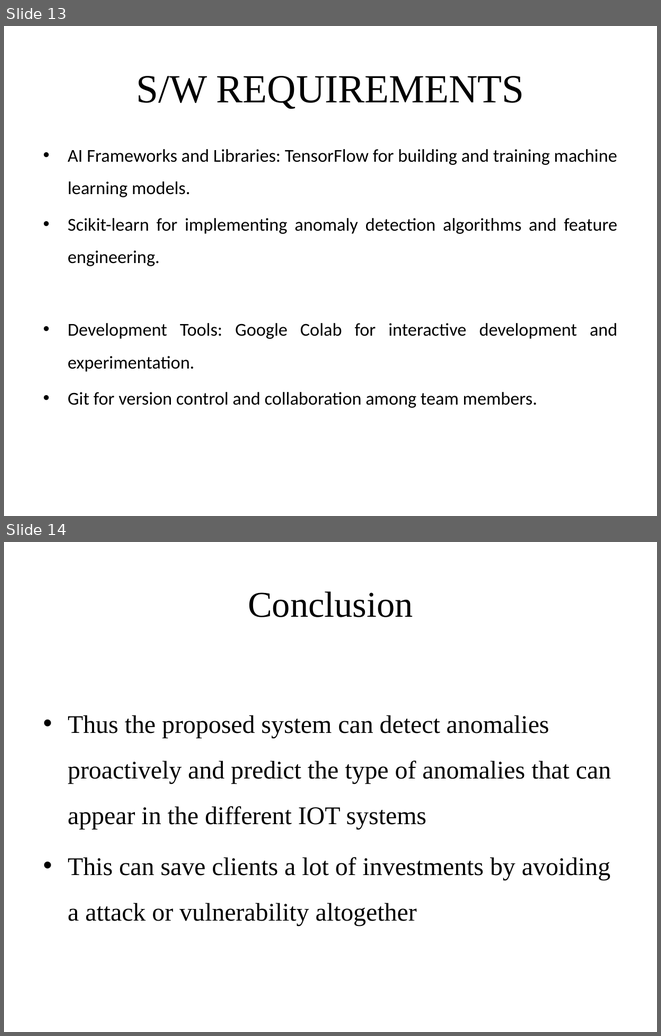
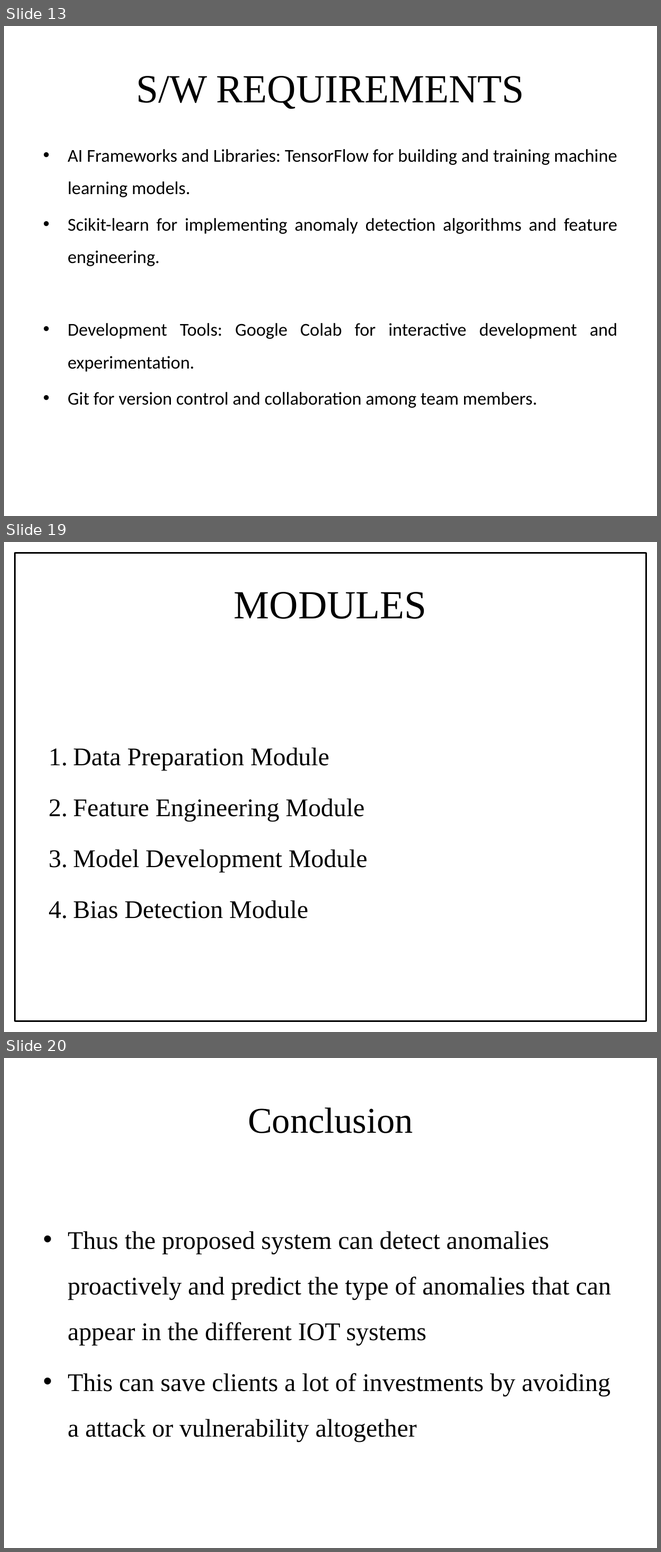
Before and after one commit to Renegadez518/IotSecurityProj, a slide deck: IOTProjreview ppt.pptx. Shown one above the other, each under a label of ours: slides 13 and 14 before the commit, slides 13, 19 and 20 after it; the slides between them are not shown. The pictures are 661x1036 and 661x1552 pixels, drawn with LibreOffice and Linux fonts; fonts in the diff are those of the drawing. Boxes give left, top, right and bottom in pixels: in the first picture for what was removed or moved away, otherwise in the second. Text is boxed around its words. In the diff, an @@ line names an element or a change of style, - is before the commit and + after.

```diff
--- a/IOTProjreview ppt.pptx
+++ b/IOTProjreview ppt.pptx
@@ slide 19 added at (4,542,657,1032), background #FFFFFF @@
@@ rectangle added at (15,553,646,1021), outline #000000 2 pt @@
@@ title added at (234,592,427,619), 44 pt, text #000000 @@
+MODULES
@@ text added at (73,747,368,918), 28 pt, text #000000 @@
+1. Data Preparation Module
+2. Feature Engineering Module
+3. Model Development Module
+4. Bias Detection Module
@@ what was slide 14 is now slide 20 @@
```
Also in this commit, not shown: 6 other slides added, 1 slide removed.
